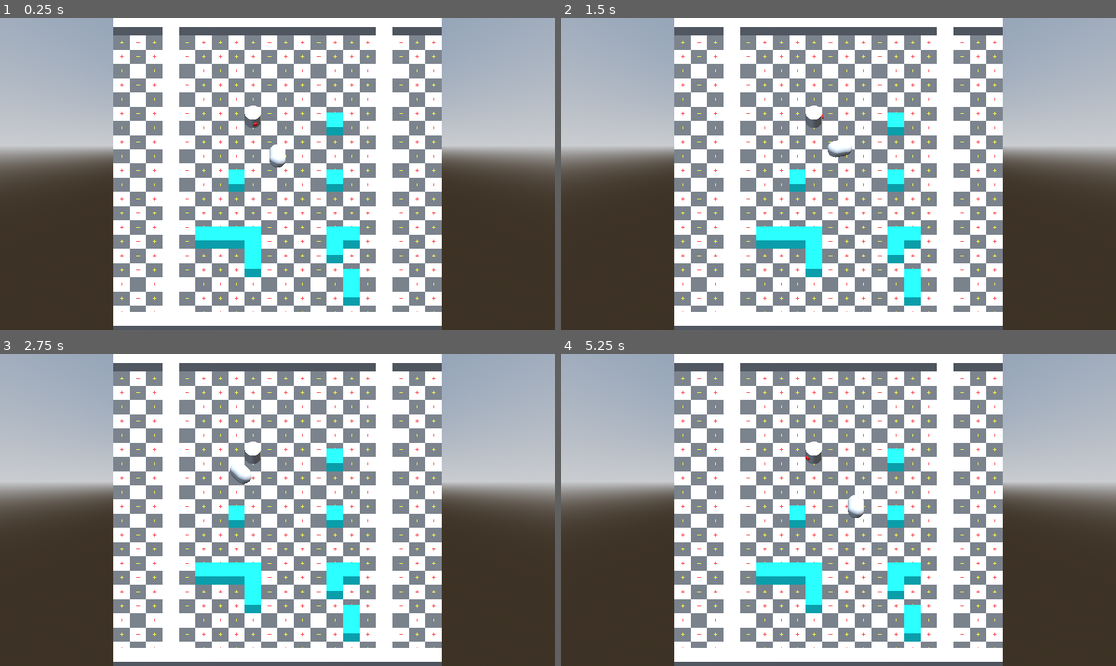
Above: before the commit, frames 1-4 (two rows, left to right).
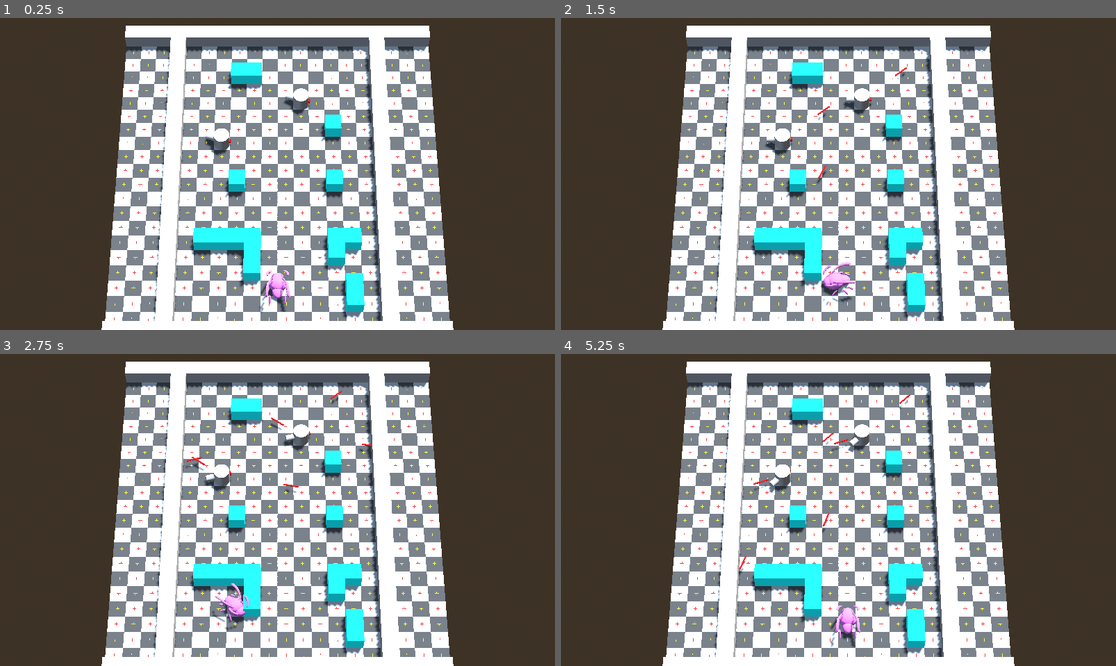
Above: after the commit, the same moments.

Repository: Turkheim/cyberbug
Game: Godot game, scene res://Scenes/level.tscn
Two runs of this game, one before a commit and one after it. Both use one fixed random seed, a clock stepped at 60 frames per second and the inputs below.
Inputs:
- Up to frame 1 (0.25 s): no input
- Up to frame 2 (1.5 s): tap Enter (ui_accept) at 0.5, 0.77 s; hold Right (ui_right) 0.53-1.28 s; hold Down (ui_down) from 1.28 s (still down)
- Up to frame 3 (2.75 s): tap Enter (ui_accept) at 1.52 s; release Down (ui_down) at 2.03 s; hold Right (ui_right) from 2.03 s (still down)
- Up to frame 4 (5.25 s): release Right (ui_right) at 2.78 s; hold Up (ui_up) 2.78-3.53 s; tap Enter (ui_accept) at 3.02, 3.77, 4.52 s; hold Left (ui_left) 3.53-5.03 s; hold Down (ui_down) from 5.03 s (still down)

The runs differ from the first frame. In frame 1, 44% of the frame differs, in the area x 0-100%, y 0-100%; in frame 2, 44%; in frame 3, 44%; in frame 4, 44%.

Commit message:
Added Turret lasers

Diff:
--- /dev/null
+++ b/Scenes/laser.tscn
@@ -0,0 +1,30 @@
+[gd_scene load_steps=5 format=3 uid="uid://qb5q1tomqvjr"]
+
+[ext_resource type="Script" uid="uid://b6lbfkvibcj5y" path="res://laser.gd" id="1_r1bh0"]
+
+[sub_resource type="StandardMaterial3D" id="StandardMaterial3D_mou6w"]
+albedo_color = Color(1, 0, 0, 1)
+
+[sub_resource type="CapsuleMesh" id="CapsuleMesh_3pc01"]
+material = SubResource("StandardMaterial3D_mou6w")
+radius = 0.05
+height = 1.0
+
+[sub_resource type="CapsuleShape3D" id="CapsuleShape3D_c8ure"]
+radius = 0.05
+height = 0.4
+
+[node name="Laser" type="Area3D"]
+collision_layer = 2
+collision_mask = 5
+script = ExtResource("1_r1bh0")
+
+[node name="Node3D" type="MeshInstance3D" parent="."]
+transform = Transform3D(1, 0, 0, 0, -4.37114e-08, -1, 0, 1, -4.37114e-08, 0, 0, 0)
+mesh = SubResource("CapsuleMesh_3pc01")
+
+[node name="CollisionShape3D" type="CollisionShape3D" parent="."]
+transform = Transform3D(1, 0, 0, 0, -4.37114e-08, -1, 0, 1, -4.37114e-08, 0, 0, 0)
+shape = SubResource("CapsuleShape3D_c8ure")
+
+[connection signal="body_entered" from="." to="." method="_on_body_entered"]
--- a/Scenes/level.tscn
+++ b/Scenes/level.tscn
@@ -1,8 +1,9 @@
-[gd_scene load_steps=20 format=3 uid="uid://btsg3docvgbyo"]
+[gd_scene load_steps=17 format=3 uid="uid://btsg3docvgbyo"]
 
 [ext_resource type="Texture2D" uid="uid://c26fhe60u5ehp" path="res://Scenes/GridSmall.png" id="1_6phgx"]
 [ext_resource type="Script" uid="uid://c3gnp4op5gfc0" path="res://Scripts/player_character.gd" id="2_81xng"]
-[ext_resource type="Script" uid="uid://dr7n8hla2phqt" path="res://Scripts/turret.gd" id="3_wqkje"]
+[ext_resource type="PackedScene" uid="uid://d0brvqlhys372" path="res://Scenes/turret.tscn" id="3_81xng"]
+[ext_resource type="PackedScene" uid="uid://ohh8qku1lvbh" path="res://Assets/MothProxi.glb" id="3_wqkje"]
 
 [sub_resource type="ProceduralSkyMaterial" id="ProceduralSkyMaterial_vonw3"]
 sky_horizon_color = Color(0.662243, 0.671743, 0.686743, 1)
@@ -34,6 +35,9 @@
 [sub_resource type="CapsuleMesh" id="CapsuleMesh_km5ld"]
 height = 1.5
 
+[sub_resource type="StandardMaterial3D" id="StandardMaterial3D_0f350"]
+albedo_color = Color(0.745838, 0.392704, 0.744365, 1)
+
 [sub_resource type="StandardMaterial3D" id="StandardMaterial3D_0b4ue"]
 albedo_color = Color(0, 1, 1, 1)
 
@@ -42,22 +46,6 @@
 
 [sub_resource type="BoxMesh" id="BoxMesh_oi3di"]
 size = Vector3(10, 1, 1)
-
-[sub_resource type="CylinderMesh" id="CylinderMesh_vonw3"]
-height = 1.0
-
-[sub_resource type="CylinderShape3D" id="CylinderShape3D_oi3di"]
-height = 1.0
-
-[sub_resource type="StandardMaterial3D" id="StandardMaterial3D_f2txt"]
-albedo_color = Color(1, 0, 0, 1)
-
-[sub_resource type="BoxMesh" id="BoxMesh_1ainy"]
-material = SubResource("StandardMaterial3D_f2txt")
-size = Vector3(0.2, 0.2, 0.2)
-
-[sub_resource type="BoxShape3D" id="BoxShape3D_n6hdu"]
-size = Vector3(0.3, 0.3, 0.3)
 
 [node name="Level" type="Node3D"]
 
@@ -78,9 +66,9 @@
 transform = Transform3D(1, 0, 0, 0, 1, 0, 0, 0, 1, 0, -0.5, 0)
 shape = SubResource("BoxShape3D_1ainy")
 
-[node name="PlayerCharacter" type="CharacterBody3D" parent="."]
-transform = Transform3D(1, 0, 0, 0, 1, 0, 0, 0, 1, 0, 1, 0)
-collision_layer = 3
+[node name="PlayerCharacter" type="CharacterBody3D" parent="." groups=["Player"]]
+transform = Transform3D(1, 0, 0, 0, 1, 0, 0, 0, 1, 0, 1, 9)
+collision_mask = 7
 axis_lock_linear_y = true
 script = ExtResource("2_81xng")
 
@@ -89,12 +77,20 @@
 shape = SubResource("CapsuleShape3D_n6hdu")
 
 [node name="MeshInstance3D" type="MeshInstance3D" parent="PlayerCharacter/CollisionShape3D"]
+visible = false
 mesh = SubResource("CapsuleMesh_km5ld")
 skeleton = NodePath("../..")
 
+[node name="MothProxi" parent="PlayerCharacter" instance=ExtResource("3_wqkje")]
+transform = Transform3D(0.915, 0, 0, 0, 0.915, 0, 0, 0, 0.915, 0, -1, -0.108263)
+
+[node name="Cube" parent="PlayerCharacter/MothProxi" index="0"]
+transform = Transform3D(-1, 0, 8.74228e-08, 0, 1, 0, -8.74228e-08, 0, -1, 0, 0, 0)
+material_override = SubResource("StandardMaterial3D_0f350")
+
 [node name="Camera3D" type="Camera3D" parent="."]
-transform = Transform3D(1, 0, 0, 0, 0.5, 0.866025, 0, -0.866025, 0.5, 0, 12.9766, 7.22585)
-projection = 1
+transform = Transform3D(1, 0, 0, 0, 0.5, 0.866025, 0, -0.866025, 0.5, 0, 63.7507, 36.5403)
+fov = 15.0
 size = 19.0
 
 [node name="LevelDesign" type="Node3D" parent="."]
@@ -102,133 +98,177 @@
 [node name="Box" type="CSGMesh3D" parent="LevelDesign"]
 transform = Transform3D(1, 0, 0, 0, 1, 0, 0, 0, 1, -2.5, 0.5, 0.5)
 use_collision = true
+collision_layer = 4
+collision_mask = 7
 mesh = SubResource("BoxMesh_vonw3")
 
 [node name="Box4" type="CSGMesh3D" parent="LevelDesign"]
 transform = Transform3D(1, 0, 0, 0, 1, 0, 0, 0, 1, -3.5, 0.5, 4.5)
 use_collision = true
+collision_layer = 4
+collision_mask = 7
 mesh = SubResource("BoxMesh_vonw3")
 
 [node name="Box5" type="CSGMesh3D" parent="LevelDesign"]
 transform = Transform3D(1, 0, 0, 0, 1, 0, 0, 0, 1, -2.5, 0.5, 4.5)
 use_collision = true
+collision_layer = 4
+collision_mask = 7
 mesh = SubResource("BoxMesh_vonw3")
 
 [node name="Box6" type="CSGMesh3D" parent="LevelDesign"]
 transform = Transform3D(1, 0, 0, 0, 1, 0, 0, 0, 1, -1.5, 0.5, 4.5)
 use_collision = true
+collision_layer = 4
+collision_mask = 7
 mesh = SubResource("BoxMesh_vonw3")
 
 [node name="Box7" type="CSGMesh3D" parent="LevelDesign"]
 transform = Transform3D(1, 0, 0, 0, 1, 0, 0, 0, 1, -1.5, 0.5, 5.5)
 use_collision = true
+collision_layer = 4
+collision_mask = 7
 mesh = SubResource("BoxMesh_vonw3")
 
 [node name="Box8" type="CSGMesh3D" parent="LevelDesign"]
 transform = Transform3D(1, 0, 0, 0, 1, 0, 0, 0, 1, -1.5, 0.5, 6.5)
 use_collision = true
+collision_layer = 4
+collision_mask = 7
 mesh = SubResource("BoxMesh_vonw3")
 
 [node name="Box10" type="CSGMesh3D" parent="LevelDesign"]
 transform = Transform3D(1, 0, 0, 0, 1, 0, 0, 0, 1, 3.5, 0.5, 5.5)
 use_collision = true
+collision_layer = 4
+collision_mask = 7
 mesh = SubResource("BoxMesh_vonw3")
 
 [node name="Box11" type="CSGMesh3D" parent="LevelDesign"]
 transform = Transform3D(1, 0, 0, 0, 1, 0, 0, 0, 1, 3.5, 0.5, 4.5)
 use_collision = true
+collision_layer = 4
+collision_mask = 7
 mesh = SubResource("BoxMesh_vonw3")
 
 [node name="Box12" type="CSGMesh3D" parent="LevelDesign"]
 transform = Transform3D(1, 0, 0, 0, 1, 0, 0, 0, 1, 4.5, 0.5, 4.5)
 use_collision = true
+collision_layer = 4
+collision_mask = 7
 mesh = SubResource("BoxMesh_vonw3")
 
 [node name="Box13" type="CSGMesh3D" parent="LevelDesign"]
 transform = Transform3D(1, 0, 0, 0, 1, 0, 0, 0, 1, 4.5, 0.5, 7.5)
 use_collision = true
+collision_layer = 4
+collision_mask = 7
 mesh = SubResource("BoxMesh_vonw3")
 
 [node name="Box14" type="CSGMesh3D" parent="LevelDesign"]
 transform = Transform3D(1, 0, 0, 0, 1, 0, 0, 0, 1, 4.5, 0.5, 8.5)
 use_collision = true
+collision_layer = 4
+collision_mask = 7
 mesh = SubResource("BoxMesh_vonw3")
 
 [node name="Box9" type="CSGMesh3D" parent="LevelDesign"]
 transform = Transform3D(1, 0, 0, 0, 1, 0, 0, 0, 1, -4.5, 0.5, 4.5)
 use_collision = true
+collision_layer = 4
+collision_mask = 7
+mesh = SubResource("BoxMesh_vonw3")
+
+[node name="Box16" type="CSGMesh3D" parent="LevelDesign"]
+transform = Transform3D(1, 0, 0, 0, 1, 0, 0, 0, 1, -2.5, 0.5, -7.5)
+use_collision = true
+collision_layer = 4
+collision_mask = 7
+mesh = SubResource("BoxMesh_vonw3")
+
+[node name="Box17" type="CSGMesh3D" parent="LevelDesign"]
+transform = Transform3D(1, 0, 0, 0, 1, 0, 0, 0, 1, -1.5, 0.5, -7.5)
+use_collision = true
+collision_layer = 4
+collision_mask = 7
 mesh = SubResource("BoxMesh_vonw3")
 
 [node name="Box2" type="CSGMesh3D" parent="LevelDesign"]
 transform = Transform3D(1, 0, 0, 0, 1, 0, 0, 0, 1, 3.5, 0.5, 0.5)
 use_collision = true
+collision_layer = 4
+collision_mask = 7
 mesh = SubResource("BoxMesh_vonw3")
 
 [node name="Box3" type="CSGMesh3D" parent="LevelDesign"]
 transform = Transform3D(1, 0, 0, 0, 1, 0, 0, 0, 1, 3.5, 0.5, -3.5)
 use_collision = true
+collision_layer = 4
+collision_mask = 7
 mesh = SubResource("BoxMesh_vonw3")
 
 [node name="wall" type="CSGMesh3D" parent="LevelDesign"]
 transform = Transform3D(1, 0, 0, 0, 1, 0, 0, 0, 1, -5, 0.5, -10.5)
 use_collision = true
+collision_layer = 4
+collision_mask = 7
 mesh = SubResource("BoxMesh_oi3di")
 
 [node name="wall3" type="CSGMesh3D" parent="LevelDesign"]
 transform = Transform3D(-4.37114e-08, 0, -1, 0, 1, 0, 1, 0, -4.37114e-08, -6.5, 0.5, -5)
 use_collision = true
+collision_layer = 4
+collision_mask = 7
 mesh = SubResource("BoxMesh_oi3di")
 
 [node name="wall4" type="CSGMesh3D" parent="LevelDesign"]
 transform = Transform3D(-4.37114e-08, 0, -1, 0, 1, 0, 1, 0, -4.37114e-08, -6.5, 0.5, 5)
 use_collision = true
+collision_layer = 4
+collision_mask = 7
 mesh = SubResource("BoxMesh_oi3di")
 
 [node name="wall5" type="CSGMesh3D" parent="LevelDesign"]
 transform = Transform3D(-4.37114e-08, 0, -1, 0, 1, 0, 1, 0, -4.37114e-08, 6.5, 0.5, -5)
 use_collision = true
+collision_layer = 4
+collision_mask = 7
 mesh = SubResource("BoxMesh_oi3di")
 
 [node name="wall6" type="CSGMesh3D" parent="LevelDesign"]
 transform = Transform3D(-4.37114e-08, 0, -1, 0, 1, 0, 1, 0, -4.37114e-08, 6.5, 0.5, 5)
 use_collision = true
+collision_layer = 4
+collision_mask = 7
 mesh = SubResource("BoxMesh_oi3di")
 
 [node name="wall2" type="CSGMesh3D" parent="LevelDesign"]
 transform = Transform3D(1, 0, 0, 0, 1, 0, 0, 0, 1, 5, 0.5, -10.5)
 use_collision = true
+collision_layer = 4
+collision_mask = 7
 mesh = SubResource("BoxMesh_oi3di")
 
 [node name="wall7" type="CSGMesh3D" parent="LevelDesign"]
 transform = Transform3D(1, 0, 0, 0, 1, 0, 0, 0, 1, -5, 0.5, 10.5)
 use_collision = true
+collision_layer = 4
+collision_mask = 7
 mesh = SubResource("BoxMesh_oi3di")
 
 [node name="wall8" type="CSGMesh3D" parent="LevelDesign"]
 transform = Transform3D(1, 0, 0, 0, 1, 0, 0, 0, 1, 5, 0.5, 10.5)
 use_collision = true
-mesh = SubResource("BoxMesh_oi3di")
-
-[node name="Turret" type="StaticBody3D" parent="."]
-transform = Transform3D(1, 0, 0, 0, 1, 0, 0, 0, 1, -1.5, 0.5, -4)
-script = ExtResource("3_wqkje")
-
-[node name="Turret" type="MeshInstance3D" parent="Turret"]
-mesh = SubResource("CylinderMesh_vonw3")
-skeleton = NodePath("../..")
-
-[node name="CollisionShape3D" type="CollisionShape3D" parent="Turret"]
-shape = SubResource("CylinderShape3D_oi3di")
-
-[node name="Area3D" type="Area3D" parent="Turret"]
-transform = Transform3D(1, 0, 0, 0, 1, 0, 0, 0, 1, 0, 0, 0.5)
-collision_layer = 2
-collision_mask = 2
-
-[node name="MeshInstance3D" type="MeshInstance3D" parent="Turret/Area3D"]
-mesh = SubResource("BoxMesh_1ainy")
-
-[node name="CollisionShape3D" type="CollisionShape3D" parent="Turret/Area3D"]
-shape = SubResource("BoxShape3D_n6hdu")
-
-[connection signal="body_entered" from="Turret/Area3D" to="Turret" method="_on_area_3d_body_entered"]
+collision_layer = 4
+collision_mask = 7
+mesh = SubResource("BoxMesh_oi3di")
+
+[node name="Turret" parent="." instance=ExtResource("3_81xng")]
+transform = Transform3D(1, 0, 0, 0, 1, 0, 0, 0, 1, -3.5, 0.5, -2.5)
+rotation_speed = 300
+
+[node name="Turret2" parent="." instance=ExtResource("3_81xng")]
+transform = Transform3D(1, 0, 0, 0, 1, 0, 0, 0, 1, 1.5, 0.5, -5.5)
+rotation_speed = 300
+
+[editable path="PlayerCharacter/MothProxi"]
--- /dev/null
+++ b/Scenes/turret.tscn
@@ -0,0 +1,61 @@
+[gd_scene load_steps=8 format=3 uid="uid://d0brvqlhys372"]
+
+[ext_resource type="Script" uid="uid://dr7n8hla2phqt" path="res://Scripts/turret.gd" id="1_fcprl"]
+
+[sub_resource type="CylinderMesh" id="CylinderMesh_vonw3"]
+height = 1.0
+
+[sub_resource type="CylinderShape3D" id="CylinderShape3D_oi3di"]
+height = 1.0
+
+[sub_resource type="StandardMaterial3D" id="StandardMaterial3D_f2txt"]
+albedo_color = Color(1, 0, 0, 1)
+
+[sub_resource type="BoxMesh" id="BoxMesh_1ainy"]
+material = SubResource("StandardMaterial3D_f2txt")
+size = Vector3(0.2, 0.2, 0.2)
+
+[sub_resource type="BoxShape3D" id="BoxShape3D_n6hdu"]
+size = Vector3(0.3, 0.3, 0.3)
+
+[sub_resource type="CylinderMesh" id="CylinderMesh_fcprl"]
+top_radius = 0.2
+bottom_radius = 0.2
+height = 1.0
+
+[node name="Turret" type="StaticBody3D"]
+collision_layer = 2
+collision_mask = 7
+script = ExtResource("1_fcprl")
+
+[node name="Turret" type="MeshInstance3D" parent="."]
+mesh = SubResource("CylinderMesh_vonw3")
+skeleton = NodePath("../..")
+
+[node name="CollisionShape3D" type="CollisionShape3D" parent="."]
+shape = SubResource("CylinderShape3D_oi3di")
+
+[node name="KillSwitch" type="Area3D" parent="."]
+transform = Transform3D(1, 0, 0, 0, 1, 0, 0, 0, 1, 0, 0, 0.5)
+collision_layer = 2
+
+[node name="MeshInstance3D" type="MeshInstance3D" parent="KillSwitch"]
+mesh = SubResource("BoxMesh_1ainy")
+
+[node name="CollisionShape3D" type="CollisionShape3D" parent="KillSwitch"]
+shape = SubResource("BoxShape3D_n6hdu")
+
+[node name="TimerLaser" type="Timer" parent="."]
+wait_time = 0.5
+autostart = true
+
+[node name="SpawnPoint" type="Marker3D" parent="."]
+transform = Transform3D(1, 0, 0, 0, 1, 0, 0, 0, 1, 0, 0, -1)
+
+[node name="cannon" type="MeshInstance3D" parent="."]
+transform = Transform3D(1, 0, 0, 0, -4.37114e-08, 1, 0, -1, -4.37114e-08, 0, 2.18557e-08, -0.5)
+mesh = SubResource("CylinderMesh_fcprl")
+skeleton = NodePath("../SpawnPoint")
+
+[connection signal="body_entered" from="KillSwitch" to="." method="_on_area_3d_body_entered"]
+[connection signal="timeout" from="TimerLaser" to="." method="_on_timer_laser_timeout"]
--- a/Scripts/turret.gd
+++ b/Scripts/turret.gd
@@ -1,8 +1,28 @@
 extends StaticBody3D
 
+@export var rotation_speed = 200
+
+const LASER = preload("res://Scenes/laser.tscn")
+@onready var timer_laser: Timer = $TimerLaser
+
+
 func _process(delta):
-	rotate(Vector3.UP,deg_to_rad(1))
+	rotate(Vector3.UP,deg_to_rad(rotation_speed) * delta)
 
 
 func _on_area_3d_body_entered(body: Node3D) -> void:
 	queue_free()
+
+
+func _fire_laser():
+	if LASER:
+		var new_laser: Area3D = LASER.instantiate()
+		if new_laser:
+			new_laser.set_as_top_level(true)
+			add_child(new_laser)
+			new_laser.transform = $SpawnPoint.global_transform
+
+
+func _on_timer_laser_timeout() -> void:
+	_fire_laser()
+	timer_laser.start()
--- /dev/null
+++ b/laser.gd
@@ -0,0 +1,16 @@
+extends Area3D
+
+@export var speed = 5
+
+func _process(delta):
+	translate_object_local(Vector3.FORWARD * delta * speed)
+
+
+
+func _on_body_entered(body: Node3D) -> void:
+
+	if body.is_in_group("Player"):
+		get_tree().reload_current_scene()
+		#body.queue_free()
+
+	queue_free()
--- a/project.godot
+++ b/project.godot
@@ -15,6 +15,10 @@
 config/features=PackedStringArray("4.4", "GL Compatibility")
 config/icon="res://Scenes/icon.svg"
 
+[global_group]
+
+Player=""
+
 [rendering]
 
 renderer/rendering_method="gl_compatibility"
Binary file added: Assets/MothProxi.glb
Not shown, added: Assets/MothProxi.glb.import
Not shown, added: laser.gd.uid
